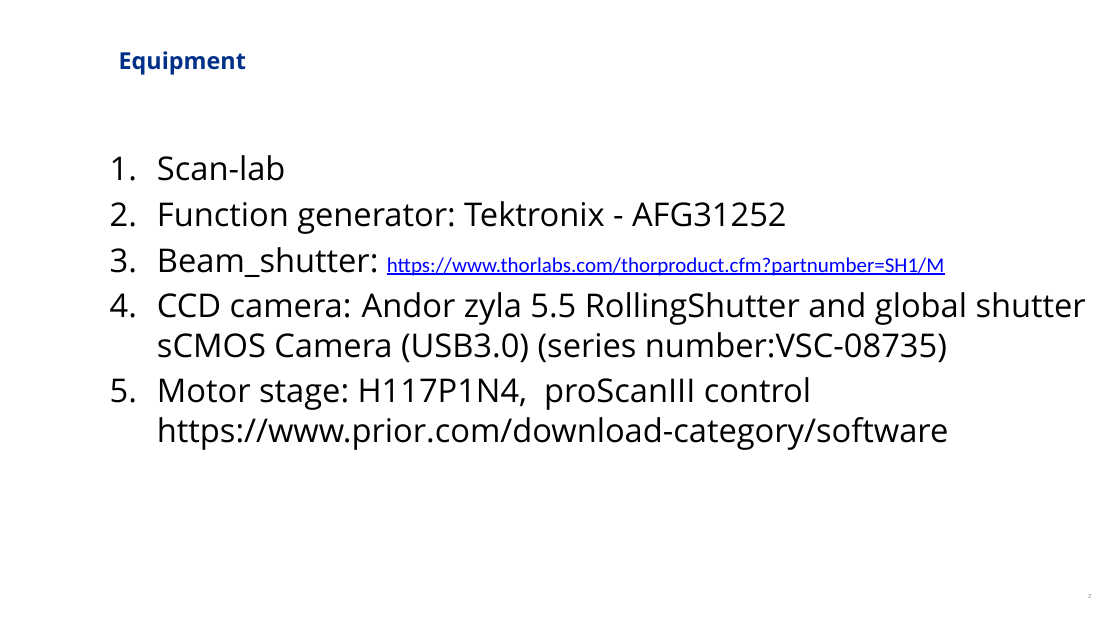
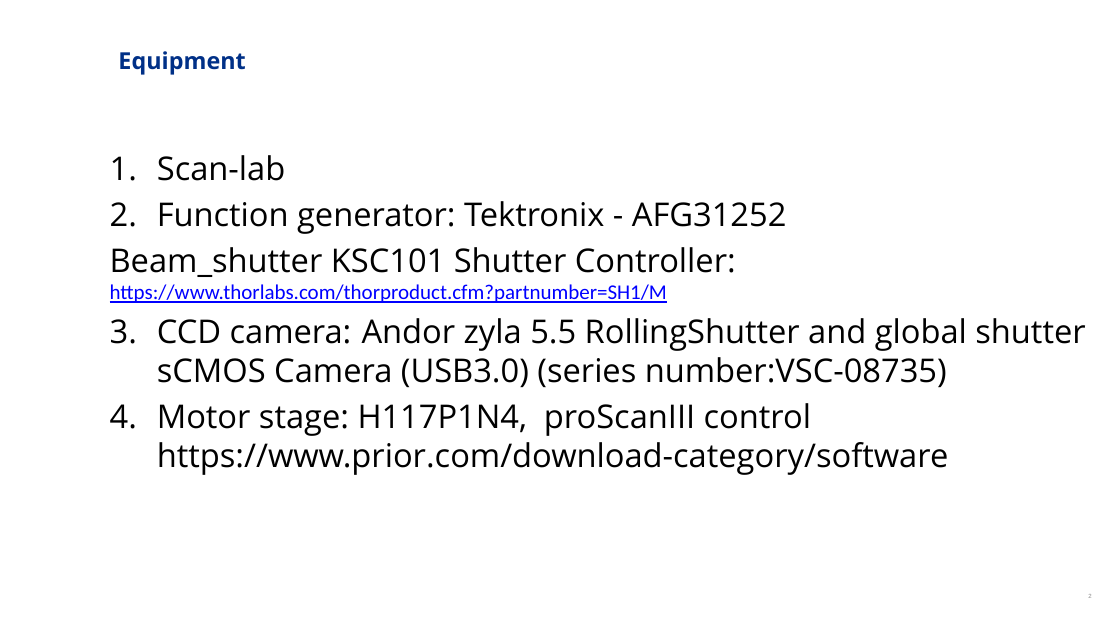
Before and after one commit to EdwarDu/autools, a slide deck: slide 2 of setup_scanl/logic_flow_wangqian.pptx. Drawn at 1120x630 pixels with LibreOffice and Linux fonts; fonts in the diff are those of the drawing; background and template pictures are left out. Boxes give left, top, right and bottom in pixels: in the first picture for what was removed or moved away, otherwise in the second. Text is boxed around its words. In the diff, an @@ line names an element or a change of style, - is before the commit and + after.

```diff
--- a/setup_scanl/logic_flow_wangqian.pptx
+++ b/setup_scanl/logic_flow_wangqian.pptx
@@ text at box(110, 247, 736, 303): text changed @@
-3. Beam_shutter: https://www.thorlabs.com/thorproduct.cfm?partnumber=SH1/M
+Beam_shutter KSC101 Shutter Controller: https://www.thorlabs.com/thorproduct.cfm?partnumber=SH1/M
```
Also in this commit, not shown: 2 other slides changed, 8 other files.
